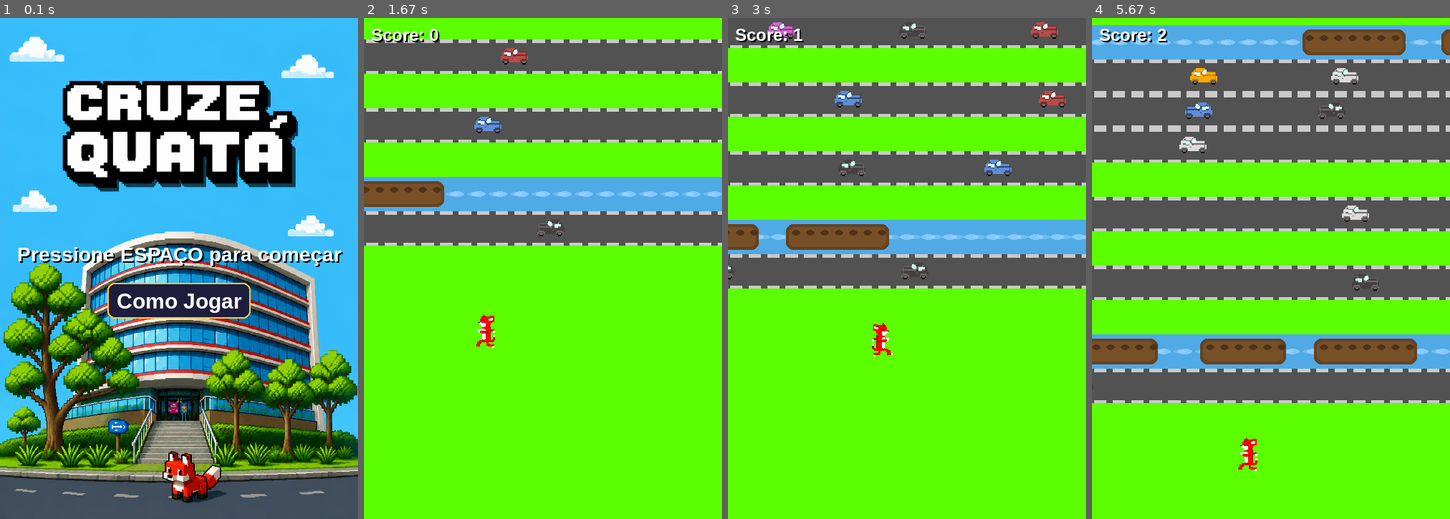
Above: before the commit, frames 1-4 (left to right).
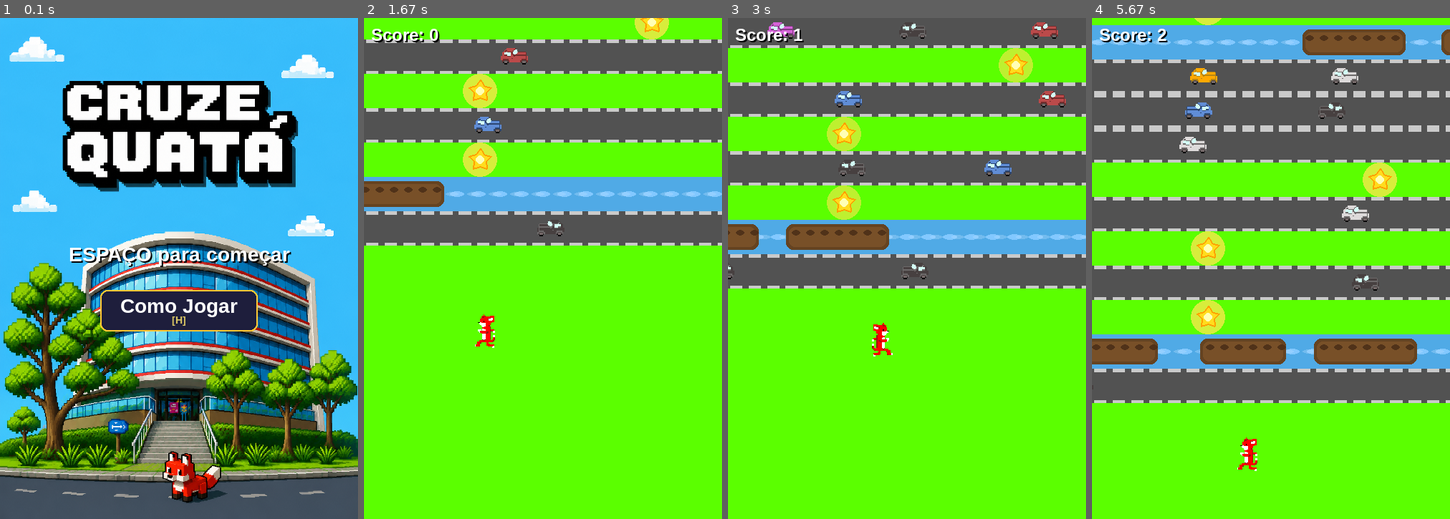
Above: after the commit, the same moments.

Repository: dudu29cabett4-afk/pyGame---Luiz-e-Enzo-e-Murilo
Game: pygame game, started from jogo.py
Same seed, same stepped clock (60 frames per second), same inputs: the game is played once before the commit and once after it.
Inputs (mouse positions are in pixels of both pictures, inside the frame that each line leads up to):
- Up to frame 1 (0.1 s): no input
- Up to frame 2 (1.67 s): tap Space at 0.33 s; hold A 0.67-1.2 s; move the mouse to (410, 218) at 0.7 s; hold S 1.23-1.53 s; hold A from 1.57 s (still down)
- Up to frame 3 (3 s): release A at 1.97 s; hold W 2-2.37 s; hold D from 2.4 s (still down)
- Up to frame 4 (5.67 s): release D at 3.03 s; hold S 3.07-3.43 s; hold A 3.47-3.93 s; hold D 3.97-4.43 s; hold W 4.47-4.77 s; hold D 4.8-5.27 s; hold A from 5.3 s (still down)

The runs differ from the first frame. In frame 1, 4.7% of the frame differs, in the area x 5-96%, y 45-63%; in frame 2, 1.4%; in frame 3, 1.5%; in frame 4, 1.6%.

Commit message:
Poder Ilimitado

Diff:
--- a/jogo.py
+++ b/jogo.py
@@ -39,9 +39,8 @@
 img_fundo    = pygame.transform.scale(fundo_img,      (LARGURA, ALTURA))
 img_fundo_fim= pygame.transform.scale(fundo_fim_img,  (LARGURA, ALTURA))
 
-# --- Rio mais claro: azul suave e luminoso ---
 img_rio = pygame.Surface((LARGURA, TAMANHO_TILE))
-img_rio.fill((80, 170, 230))  # azul mais claro
+img_rio.fill((80, 170, 230))
 for i in range(0, LARGURA, 30):
     pygame.draw.ellipse(img_rio, (130, 200, 255), (i, TAMANHO_TILE//2 - 4, 20, 8))
 
@@ -62,10 +61,12 @@
 ALTURA_CARRO  = TAMANHO_TILE
 VELOCIDADE_CAMERA = 2
 SAFE_ZONE_LINHAS  = 1
-fonte       = pygame.font.SysFont("arial", 28, bold=True)
-fonte_botao = pygame.font.SysFont("arial", 30, bold=True)
-fonte_score = pygame.font.SysFont("arial", 24, bold=True)
-fonte_titulo = pygame.font.SysFont("arial", 20)
+fonte        = pygame.font.SysFont("arial", 28, bold=True)
+fonte_botao  = pygame.font.SysFont("arial", 28, bold=True)
+fonte_score  = pygame.font.SysFont("arial", 24, bold=True)
+fonte_titulo = pygame.font.SysFont("arial", 19)
+fonte_hud    = pygame.font.SysFont("arial", 20, bold=True)
+fonte_kbd    = pygame.font.SysFont("arial", 14, bold=True)
 
 tile_map:      dict = {}
 lane_data:     dict = {}
@@ -75,6 +76,28 @@
 TIPO_ESTRADA = "estrada"
 TIPO_RIO     = "rio"
 
+# --- Power-up: estrela dourada ---
+POWERUP_DURACAO_MS = 10_000   # 10 segundos de imunidade
+
+def criar_img_powerup():
+    size = 36
+    surf = pygame.Surface((size, size), pygame.SRCALPHA)
+    # Estrela de 5 pontas
+    import math
+    cx, cy = size // 2, size // 2
+    pontos = []
+    for i in range(10):
+        angulo = math.pi / 2 + i * math.pi / 5
+        r = (size // 2 - 2) if i % 2 == 0 else (size // 4)
+        pontos.append((cx + r * math.cos(angulo), cy - r * math.sin(angulo)))
+    pygame.draw.polygon(surf, (255, 220, 30), pontos)
+    pygame.draw.polygon(surf, (255, 160, 0), pontos, 2)
+    # brilho central
+    pygame.draw.circle(surf, (255, 255, 180), (cx, cy), 6)
+    return surf
+
+img_powerup = criar_img_powerup()
+
 def resetar_mundo():
     tile_map.clear()
     lane_data.clear()
@@ -88,7 +111,6 @@
         if linha >= safe_inicio:
             tile_map[linha] = (img_grama, TIPO_GRAMA)
         else:
-            # Menos rio: peso reduzido de 2 para 1
             escolha = random.choices(
                 [TIPO_GRAMA, TIPO_ESTRADA, TIPO_RIO], weights=[3, 4, 1]
             )[0]
@@ -101,7 +123,6 @@
     return tile_map[linha]
 
 def calcular_multiplicador_velocidade(score: int) -> float:
-    """Velocidade cresce suavemente com o score. Máximo de ~2x ao chegar em 100 pontos."""
     return 1.0 + min(score / 120.0, 1.0)
 
 def obter_lane_data(linha: int, score: int = 0) -> dict:
@@ -151,6 +172,38 @@
             self.largura - m * 2,
             ALTURA_CARRO  - m * 2,
         )
+
+class PowerUp:
+    """Estrela de imunidade que aparece no mapa."""
+    TAMANHO = 36
+
+    def __init__(self, wx: float, wy: float):
+        self.wx = wx
+        self.wy = wy
+        self.coletado = False
+
+    def screen_pos(self, camera_y):
+        return (int(self.wx), int(self.wy - camera_y))
+
+    def rect_mundo(self):
+        m = 4
+        return pygame.Rect(int(self.wx) + m, int(self.wy) + m,
+                           self.TAMANHO - m * 2, self.TAMANHO - m * 2)
+
+    def draw(self, surface, camera_y):
+        if self.coletado:
+            return
+        sx, sy = self.screen_pos(camera_y)
+        if -self.TAMANHO <= sy <= ALTURA:
+            # brilho pulsante
+            t = pygame.time.get_ticks()
+            alpha = int(120 + 80 * abs((t % 800) / 400.0 - 1))
+            glow = pygame.Surface((self.TAMANHO + 16, self.TAMANHO + 16), pygame.SRCALPHA)
+            pygame.draw.circle(glow, (255, 230, 80, alpha),
+                               (self.TAMANHO // 2 + 8, self.TAMANHO // 2 + 8),
+                               self.TAMANHO // 2 + 6)
+            surface.blit(glow, (sx - 8, sy - 8))
+            surface.blit(img_powerup, (sx, sy))
 
 def tentar_spawnar_carros(linha_ini: int, linha_fim: int, score: int = 0):
     linha_base  = int(PLAYER_ALVO_Y // TAMANHO_TILE)
@@ -200,73 +253,135 @@
                     troncos_ativos.append(Carro(linha, float(LARGURA), v, d, img))
                     ld["proximo_spawn_x"] -= ld["spawn_gap"]
 
+def gerar_powerups_para_linhas(linha_ini, linha_fim, powerups: list,
+                                linhas_com_powerup: set, score: int):
+    """Tenta gerar power-ups aleatórios em linhas de grama visíveis."""
+    linha_base  = int(PLAYER_ALVO_Y // TAMANHO_TILE)
+    safe_inicio = linha_base - SAFE_ZONE_LINHAS
+    for linha in range(linha_ini, linha_fim + 1):
+        if linha >= safe_inicio:
+            continue
+        if linha in linhas_com_powerup:
+            continue
+        _, tipo = gerar_tile(linha)
+        if tipo != TIPO_GRAMA:
+            continue
+        # Chance de ~8% por linha nova de grama de aparecer uma estrela
+        chance = 0.08 + min(score / 500.0, 0.06)
+        if random.random() < chance:
+            col = random.randint(1, LARGURA // TAMANHO_TILE - 2)
+            wx = float(col * TAMANHO_TILE)
+            wy = float(linha * TAMANHO_TILE + (TAMANHO_TILE - PowerUp.TAMANHO) // 2)
+            powerups.append(PowerUp(wx, wy))
+            linhas_com_powerup.add(linha)
+
+# ─────────────────────────────────────────────
+#  Helpers de UI  (botão com tecla de atalho)
+# ─────────────────────────────────────────────
+
+def desenhar_botao(surface, rect, label, kbd_hint, hover,
+                   cor_normal=(30, 30, 60), cor_hover=(180, 70, 10),
+                   cor_borda=(255, 200, 50), cor_texto=(255, 255, 255)):
+    cor = cor_hover if hover else cor_normal
+    pygame.draw.rect(surface, cor, rect, border_radius=10)
+    pygame.draw.rect(surface, cor_borda, rect, 2, border_radius=10)
+    # label principal
+    t = fonte_botao.render(label, True, cor_texto)
+    surface.blit(t, t.get_rect(center=(rect.centerx, rect.centery - 7)))
+    # tecla de atalho
+    hint = fonte_kbd.render(f"[{kbd_hint}]", True, (220, 200, 100))
+    surface.blit(hint, hint.get_rect(center=(rect.centerx, rect.centery + 13)))
+
 def desenhar_painel_como_jogar():
-    """Desenha o painel de instruções sobre a tela."""
     overlay = pygame.Surface((LARGURA, ALTURA), pygame.SRCALPHA)
-    overlay.fill((0, 0, 0, 180))
+    overlay.fill((0, 0, 0, 195))
     window.blit(overlay, (0, 0))
 
-    painel_w, painel_h = 380, 360
+    painel_w, painel_h = 420, 430
     painel_x = (LARGURA - painel_w) // 2
-    painel_y = (ALTURA - painel_h) // 2
+    painel_y = (ALTURA  - painel_h) // 2
 
     painel = pygame.Surface((painel_w, painel_h), pygame.SRCALPHA)
-    painel.fill((20, 20, 40, 220))
-    pygame.draw.rect(painel, (255, 200, 50), (0, 0, painel_w, painel_h), 3, border_radius=12)
+    painel.fill((15, 18, 42, 230))
+    pygame.draw.rect(painel, (255, 200, 50), (0, 0, painel_w, painel_h), 3, border_radius=14)
     window.blit(painel, (painel_x, painel_y))
 
-    titulo = fonte_botao.render("COMO JOGAR", True, (255, 200, 50))
-    window.blit(titulo, titulo.get_rect(center=(LARGURA // 2, painel_y + 35)))
-
-    linhas_texto = [
-        "W  →  Andar para cima (+ 1 ponto)",
-        "S  →  Andar para baixo",
-        "A  →  Andar para esquerda",
-        "D  →  Andar para direita",
-        "",
-        "Desvie dos carros na estrada!",
-        "Atravesse rios em cima de troncos!",
-        "Cair na água = morte!",
-        "",
-        "Quanto mais longe, mais rápido!",
+    # Título
+    titulo = fonte_botao.render("COMO JOGAR", True, (255, 210, 50))
+    window.blit(titulo, titulo.get_rect(center=(LARGURA // 2, painel_y + 32)))
+
+    # Separador
+    pygame.draw.line(window, (255, 200, 50, 180),
+                     (painel_x + 20, painel_y + 52),
+                     (painel_x + painel_w - 20, painel_y + 52), 1)
+
+    secoes = [
+        ("MOVIMENTAÇÃO", [
+            ("W", "Andar para cima  (+1 ponto)"),
+            ("S", "Andar para baixo"),
+            ("A", "Andar para esquerda"),
+            ("D", "Andar para direita"),
+        ]),
+        ("OBSTÁCULOS", [
+            ("🚗", "Desvie dos carros na estrada!"),
+            ("🌊", "Atravesse rios em cima de troncos!"),
+            ("💀", "Cair na água = morte!"),
+        ]),
+        ("POWER-UP ⭐", [
+            ("★", "Colete a estrela dourada para"),
+            ("",  "ficar imune por 10 segundos!"),
+        ]),
+        ("DIFICULDADE", [
+            ("📈", "Quanto mais longe, mais rápido!"),
+        ]),
     ]
-    y_linha = painel_y + 75
-    for linha in linhas_texto:
-        cor = (200, 220, 255) if linha else (255, 255, 255)
-        t = fonte_titulo.render(linha, True, cor)
-        window.blit(t, t.get_rect(center=(LARGURA // 2, y_linha)))
-        y_linha += 26
-
-    # Botão fechar
-    btn_fechar = pygame.Rect(LARGURA // 2 - 70, painel_y + painel_h - 55, 140, 40)
+
+    y_cur = painel_y + 64
+    for titulo_sec, itens in secoes:
+        # cabeçalho da seção
+        hdr = fonte_hud.render(titulo_sec, True, (255, 180, 40))
+        window.blit(hdr, (painel_x + 18, y_cur))
+        y_cur += 22
+        for icone, texto in itens:
+            if icone:
+                ic = fonte_titulo.render(icone, True, (160, 220, 255))
+                window.blit(ic, (painel_x + 22, y_cur))
+            tx = fonte_titulo.render(texto, True, (210, 225, 255))
+            window.blit(tx, (painel_x + 50, y_cur))
+            y_cur += 21
+        y_cur += 6  # espaço entre seções
+
+    # Botão FECHAR
+    btn_fechar = pygame.Rect(LARGURA // 2 - 75, painel_y + painel_h - 52, 150, 42)
     mouse = pygame.mouse.get_pos()
-    cor_btn = (200, 80, 20) if btn_fechar.collidepoint(mouse) else (50, 50, 80)
-    pygame.draw.rect(window, cor_btn, btn_fechar, border_radius=8)
-    pygame.draw.rect(window, (255, 200, 50), btn_fechar, 2, border_radius=8)
-    t = fonte_botao.render("FECHAR", True, (255, 255, 255))
-    window.blit(t, t.get_rect(center=btn_fechar.center))
+    desenhar_botao(window, btn_fechar, "FECHAR", "ESC",
+                   btn_fechar.collidepoint(mouse),
+                   cor_normal=(50, 20, 70), cor_hover=(160, 40, 10))
     return btn_fechar
 
 def tela_inicial():
     clock_menu = pygame.time.Clock()
-    btn_w, btn_h = 200, 50
-    btn_como_jogar = pygame.Rect(LARGURA // 2 - btn_w // 2, ALTURA // 2 + 20, btn_w, btn_h)
+    btn_w, btn_h = 220, 58
+    btn_como_jogar = pygame.Rect(LARGURA // 2 - btn_w // 2, ALTURA // 2 + 30, btn_w, btn_h)
     mostrar_como_jogar = False
 
     while True:
         mouse = pygame.mouse.get_pos()
         for event in pygame.event.get():
             if event.type == pygame.QUIT:
-                pygame.quit()
-                exit()
+                pygame.quit(); exit()
             if event.type == pygame.KEYDOWN:
                 if event.key == pygame.K_SPACE and not mostrar_como_jogar:
                     return
+                if event.key == pygame.K_h and not mostrar_como_jogar:
+                    mostrar_como_jogar = True
                 if event.key == pygame.K_ESCAPE:
                     mostrar_como_jogar = False
             if event.type == pygame.MOUSEBUTTONDOWN and event.button == 1:
                 if mostrar_como_jogar:
-                    btn_fechar_rect = pygame.Rect(LARGURA // 2 - 70, (ALTURA - 360) // 2 + 360 - 55, 140, 40)
+                    btn_fechar_rect = pygame.Rect(
+                        LARGURA // 2 - 75,
+                        (ALTURA - 430) // 2 + 430 - 52, 150, 42)
                     if btn_fechar_rect.collidepoint(mouse):
                         mostrar_como_jogar = False
                 else:
@@ -276,18 +391,14 @@
         window.blit(img_fundo, (0, 0))
 
         if pygame.time.get_ticks() % 1000 < 500:
-            texto  = fonte.render("Pressione ESPAÇO para começar", True, (255, 255, 255))
+            texto  = fonte.render("ESPAÇO para começar", True, (255, 255, 255))
             rect   = texto.get_rect(center=(LARGURA // 2, ALTURA // 2 - 20))
-            sombra = fonte.render("Pressione ESPAÇO para começar", True, (0, 0, 0))
+            sombra = fonte.render("ESPAÇO para começar", True, (0, 0, 0))
             window.blit(sombra, (rect.x + 2, rect.y + 2))
             window.blit(texto, rect)
 
-        # Botão "Como Jogar"
-        cor_btn = (200, 80, 20) if btn_como_jogar.collidepoint(mouse) else (30, 30, 60)
-        pygame.draw.rect(window, cor_btn, btn_como_jogar, border_radius=10)
-        pygame.draw.rect(window, (255, 200, 50), btn_como_jogar, 2, border_radius=10)
-        t = fonte_botao.render("Como Jogar", True, (255, 255, 255))
-        window.blit(t, t.get_rect(center=btn_como_jogar.center))
+        desenhar_botao(window, btn_como_jogar, "Como Jogar", "H",
+                       btn_como_jogar.collidepoint(mouse))
 
         if mostrar_como_jogar:
             desenhar_painel_como_jogar()
@@ -297,49 +408,77 @@
 
 def tela_game_over(score: int) -> str:
     clock_go = pygame.time.Clock()
-    btn_w, btn_h = 160, 55
-    btn_retry = pygame.Rect(LARGURA // 2 - btn_w - 20, ALTURA // 2 + 60, btn_w, btn_h)
-    btn_menu  = pygame.Rect(LARGURA // 2 + 20,          ALTURA // 2 + 60, btn_w, btn_h)
-    COR_NORMAL = (30,  30,  30,  190)
-    COR_HOVER  = (200, 80,  20,  230)
-    COR_TEXTO  = (255, 255, 255)
-    COR_BORDA  = (255, 255, 255)
-    btn_surf = pygame.Surface((btn_w, btn_h), pygame.SRCALPHA)
-
-    texto_score = fonte.render(f"Pontuação: {score}", True, (255, 220, 50))
+    btn_w, btn_h = 170, 58
+    btn_retry = pygame.Rect(LARGURA // 2 - btn_w - 15, ALTURA // 2 + 65, btn_w, btn_h)
+    btn_menu  = pygame.Rect(LARGURA // 2 + 15,          ALTURA // 2 + 65, btn_w, btn_h)
+
+    texto_score  = fonte.render(f"Pontuação: {score}", True, (255, 220, 50))
     sombra_score = fonte.render(f"Pontuação: {score}", True, (0, 0, 0))
 
     while True:
         mouse = pygame.mouse.get_pos()
         for event in pygame.event.get():
             if event.type == pygame.QUIT:
-                pygame.quit()
-                exit()
+                pygame.quit(); exit()
+            if event.type == pygame.KEYDOWN:
+                if event.key == pygame.K_r:
+                    return "retry"
+                if event.key == pygame.K_m:
+                    return "menu"
             if event.type == pygame.MOUSEBUTTONDOWN and event.button == 1:
                 if btn_retry.collidepoint(mouse):
                     return "retry"
                 if btn_menu.collidepoint(mouse):
                     return "menu"
+
         window.blit(img_fundo_fim, (0, 0))
 
-        # Mostrar score na tela de game over
-        sr = texto_score.get_rect(center=(LARGURA // 2, ALTURA // 2 + 10))
+        sr = texto_score.get_rect(center=(LARGURA // 2, ALTURA // 2 + 15))
         window.blit(sombra_score, (sr.x + 2, sr.y + 2))
         window.blit(texto_score, sr)
 
-        btn_surf.fill(COR_HOVER if btn_retry.collidepoint(mouse) else COR_NORMAL)
-        window.blit(btn_surf, btn_retry.topleft)
-        pygame.draw.rect(window, COR_BORDA, btn_retry, 2, border_radius=8)
-        t = fonte_botao.render("RETRY", True, COR_TEXTO)
-        window.blit(t, t.get_rect(center=btn_retry.center))
-
-        btn_surf.fill(COR_HOVER if btn_menu.collidepoint(mouse) else COR_NORMAL)
-        window.blit(btn_surf, btn_menu.topleft)
-        pygame.draw.rect(window, COR_BORDA, btn_menu, 2, border_radius=8)
-        t = fonte_botao.render("MENU", True, COR_TEXTO)
-        window.blit(t, t.get_rect(center=btn_menu.center))
+        desenhar_botao(window, btn_retry, "RETRY", "R",
+                       btn_retry.collidepoint(mouse),
+                       cor_hover=(20, 140, 20))
+        desenhar_botao(window, btn_menu, "MENU", "M",
+                       btn_menu.collidepoint(mouse),
+                       cor_hover=(140, 40, 10))
+
         pygame.display.update()
         clock_go.tick(30)
+
+# ─────────────────────────────────────────────
+#  HUD do power-up (barra de tempo)
+# ─────────────────────────────────────────────
+
+def desenhar_hud_powerup(restante_ms: int):
+    """Desenha indicador de escudo no canto superior direito."""
+    total = POWERUP_DURACAO_MS
+    frac  = max(0.0, restante_ms / total)
+
+    bw, bh = 130, 18
+    bx = LARGURA - bw - 10
+    by = 10
+
+    # ícone estrela
+    window.blit(img_powerup, (bx - 40, by - 8))
+
+    # fundo da barra
+    pygame.draw.rect(window, (30, 30, 60), (bx, by, bw, bh), border_radius=5)
+    # barra colorida
+    cor = (80, 220, 255) if restante_ms > 3000 else (255, 160, 30)
+    pygame.draw.rect(window, cor,
+                     (bx, by, int(bw * frac), bh), border_radius=5)
+    pygame.draw.rect(window, (255, 220, 80), (bx, by, bw, bh), 2, border_radius=5)
+
+    # texto de segundos
+    secs = restante_ms // 1000 + 1
+    t = fonte_kbd.render(f"IMUNE {secs}s", True, (255, 255, 255))
+    window.blit(t, t.get_rect(center=(bx + bw // 2, by + bh // 2)))
+
+# ─────────────────────────────────────────────
+#  Loop principal do jogo
+# ─────────────────────────────────────────────
 
 def iniciar_jogo() -> str:
     resetar_mundo()
@@ -350,20 +489,26 @@
     camera_ativa = False
     imagem = img_baixo
     clock  = pygame.time.Clock()
-    score  = 0  # Pontuação
+    score  = 0
+
+    # power-ups
+    powerups: list = []
+    linhas_com_powerup: set = set()
+    imune_ate: int = 0        # timestamp pygame em ms quando a imunidade acaba
 
     while True:
         clock.tick(30)
+        agora = pygame.time.get_ticks()
+
         for event in pygame.event.get():
             if event.type == pygame.QUIT:
-                pygame.quit()
-                exit()
+                pygame.quit(); exit()
             if event.type == pygame.KEYDOWN:
                 if event.key == pygame.K_w:
                     player_wy   -= TAMANHO_TILE
                     imagem       = img_cima
                     camera_ativa = True
-                    score        += 1  # +1 ponto por passo para frente
+                    score        += 1
                 if event.key == pygame.K_s:
                     player_wy  += TAMANHO_TILE
                     imagem      = img_baixo
@@ -390,6 +535,8 @@
         linha_fim = int((camera_y + ALTURA) // TAMANHO_TILE) + 1
 
         tentar_spawnar_carros(linha_ini, linha_fim, score)
+        gerar_powerups_para_linhas(linha_ini, linha_fim, powerups,
+                                   linhas_com_powerup, score)
 
         for c in carros_ativos:
             c.update()
@@ -400,6 +547,12 @@
 
         player_linha_atual = int(player_wy // TAMANHO_TILE)
         tile_atual, tipo_atual = gerar_tile(player_linha_atual)
+        player_rect_mundo = pygame.Rect(
+            int(player_wx) + 4,
+            int(player_wy) + 4,
+            TAMANHO_TILE - 8,
+            TAMANHO_TILE - 8,
+        )
         player_rect = pygame.Rect(
             player_screen_x + 4,
             int(player_screen_y) + 4,
@@ -407,6 +560,18 @@
             TAMANHO_TILE - 8,
         )
 
+        # Checar coleta de power-up
+        for pu in powerups:
+            if not pu.coletado and player_rect_mundo.colliderect(pu.rect_mundo()):
+                pu.coletado = True
+                imune_ate = agora + POWERUP_DURACAO_MS
+
+        # Remover power-ups coletados ou fora da tela
+        powerups[:] = [p for p in powerups
+                       if not p.coletado and
+                       -TAMANHO_TILE <= p.wy - camera_y <= ALTURA + TAMANHO_TILE]
+
+        # Física do tronco
         if tipo_atual == TIPO_RIO:
             for t in troncos_ativos:
                 if t.linha == player_linha_atual and t.rect(camera_y).colliderect(player_rect):
@@ -422,25 +587,28 @@
             TAMANHO_TILE - 8,
         )
 
+        imune = agora < imune_ate
+
+        # Detecção de morte (ignorada se imune)
         morreu = False
-        if tipo_atual == TIPO_ESTRADA:
-            for c in carros_ativos:
-                if c.rect(camera_y).colliderect(player_rect):
+        if not imune:
+            if tipo_atual == TIPO_ESTRADA:
+                for c in carros_ativos:
+                    if c.rect(camera_y).colliderect(player_rect):
+                        morreu = True
+                        break
+            elif tipo_atual == TIPO_RIO:
+                em_tronco = any(
+                    t.linha == player_linha_atual and t.rect(camera_y).colliderect(player_rect)
+                    for t in troncos_ativos
+                )
+                if not em_tronco:
                     morreu = True
-                    break
-        elif tipo_atual == TIPO_RIO:
-            em_tronco = False
-            for t in troncos_ativos:
-                if t.linha == player_linha_atual and t.rect(camera_y).colliderect(player_rect):
-                    em_tronco = True
-                    break
-            if not em_tronco:
-                morreu = True
 
         if morreu:
             return tela_game_over(score)
 
-        # Desenhar
+        # ── DESENHO ──
         window.blit(img_fundo, (0, 0))
         for linha in range(linha_ini, linha_fim + 1):
             sy = int(linha * TAMANHO_TILE - camera_y)
@@ -453,6 +621,10 @@
                     pygame.draw.ellipse(onda, (180, 220, 255, 90), (xi, TAMANHO_TILE//2 - 3, 18, 6))
                 window.blit(onda, (0, sy))
 
+        # Desenha power-ups
+        for pu in powerups:
+            pu.draw(window, camera_y)
+
         for t in troncos_ativos:
             sy = t.screen_y(camera_y)
             if -TAMANHO_TILE <= sy <= ALTURA:
@@ -462,13 +634,29 @@
             if -ALTURA_CARRO <= sy <= ALTURA:
                 c.draw(window, camera_y)
 
-        window.blit(imagem, (player_screen_x, int(player_screen_y)))
-
-        # --- HUD: Score ---
+        # Player com efeito de imunidade (pisca + aura)
+        if imune:
+            aura = pygame.Surface((TAMANHO_TILE + 16, TAMANHO_TILE + 16), pygame.SRCALPHA)
+            pulso = int(120 + 80 * abs((agora % 600) / 300.0 - 1))
+            pygame.draw.circle(aura, (100, 220, 255, pulso),
+                               (TAMANHO_TILE // 2 + 8, TAMANHO_TILE // 2 + 8),
+                               TAMANHO_TILE // 2 + 6)
+            window.blit(aura, (player_screen_x - 8, int(player_screen_y) - 8))
+            # pisca o sprite
+            if (agora // 100) % 2 == 0:
+                window.blit(imagem, (player_screen_x, int(player_screen_y)))
+        else:
+            window.blit(imagem, (player_screen_x, int(player_screen_y)))
+
+        # HUD Score
         score_texto  = fonte_score.render(f"Score: {score}", True, (255, 255, 255))
         score_sombra = fonte_score.render(f"Score: {score}", True, (0, 0, 0))
         window.blit(score_sombra, (12, 12))
         window.blit(score_texto,  (10, 10))
+
+        # HUD Power-up
+        if imune:
+            desenhar_hud_powerup(imune_ate - agora)
 
         pygame.display.update()
 
